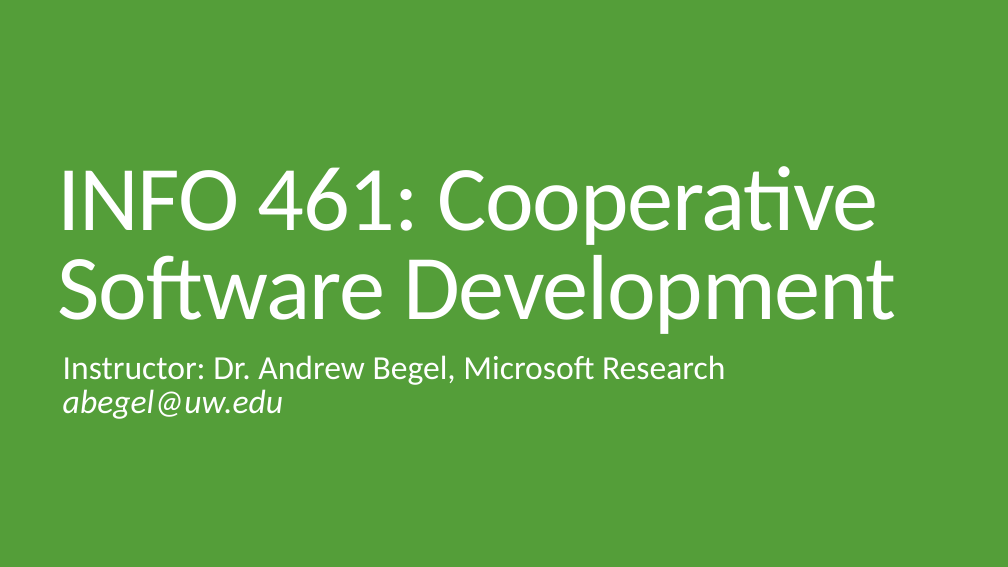
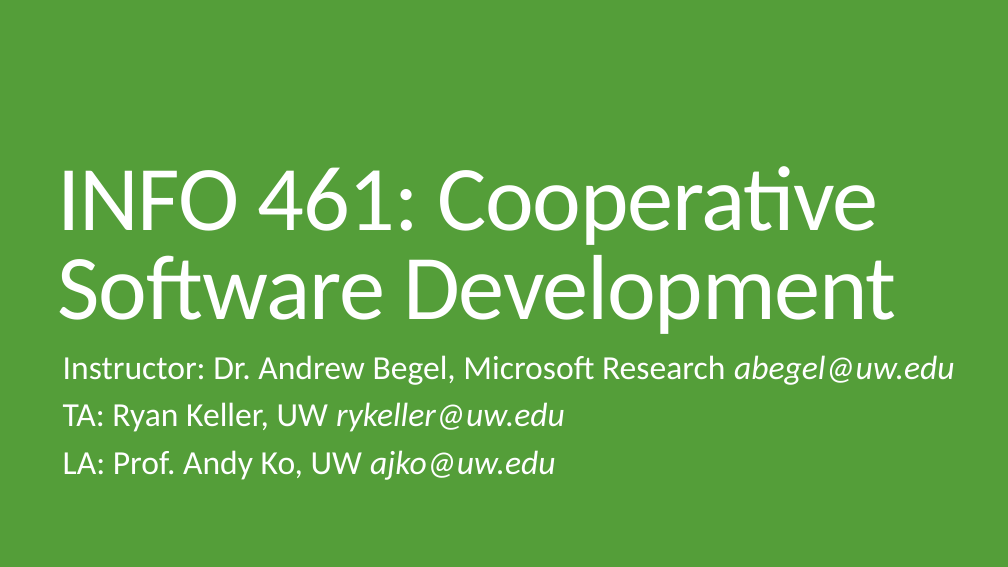
Before and after one commit to amyjko/info461, a slide deck: slide 1 of lectures/lecture-1.1.pptx. Drawn at 1008x567 pixels with LibreOffice and Linux fonts; fonts in the diff are those of the drawing. Boxes give left, top, right and bottom in pixels: in the first picture for what was removed or moved away, otherwise in the second. Text is boxed around its words. In the diff, an @@ line names an element or a change of style, - is before the commit and + after.

Commit message:
Added Ryan Keller and Andy Ko to opening slides.

```diff
--- a/lectures/lecture-1.1.pptx
+++ b/lectures/lecture-1.1.pptx
@@ subtitle at <box>63,402,565,480</box>: paragraphs added @@
+TA: Ryan Keller, UW rykeller@uw.edu
+LA: Prof. Andy Ko, UW ajko@uw.edu
```
Also in this commit, not shown: 2 other slides changed.
